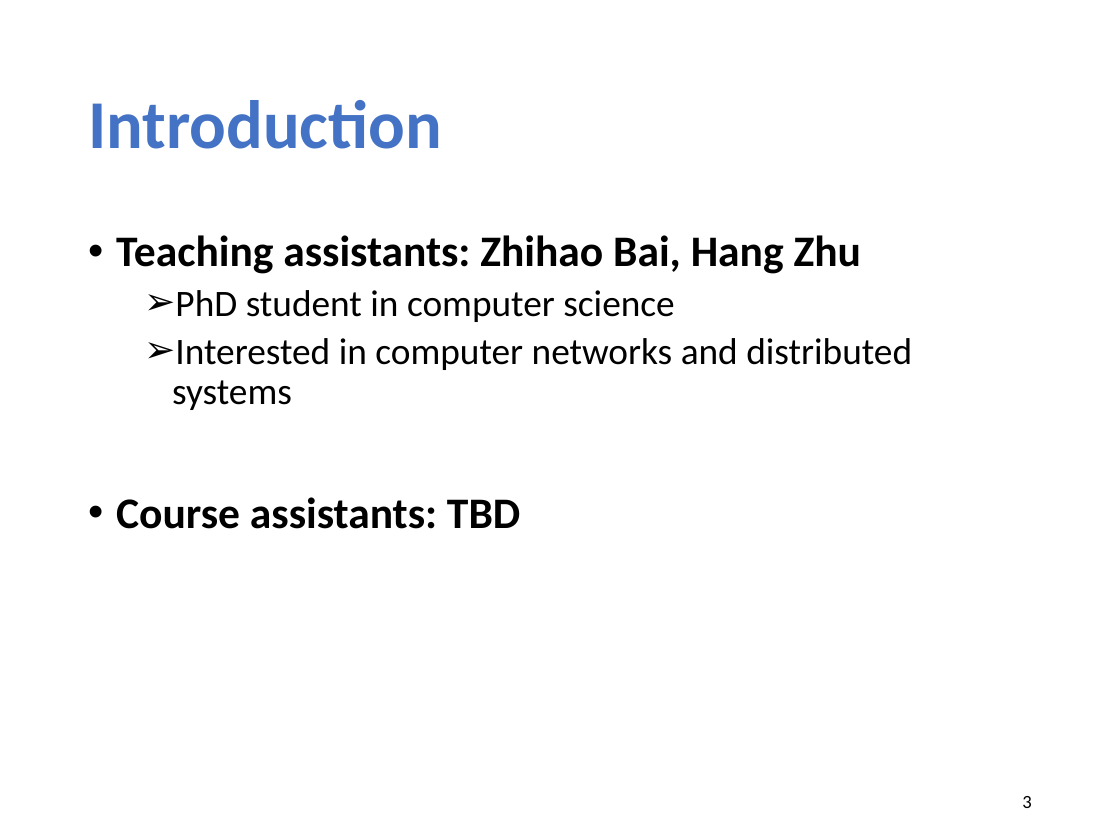
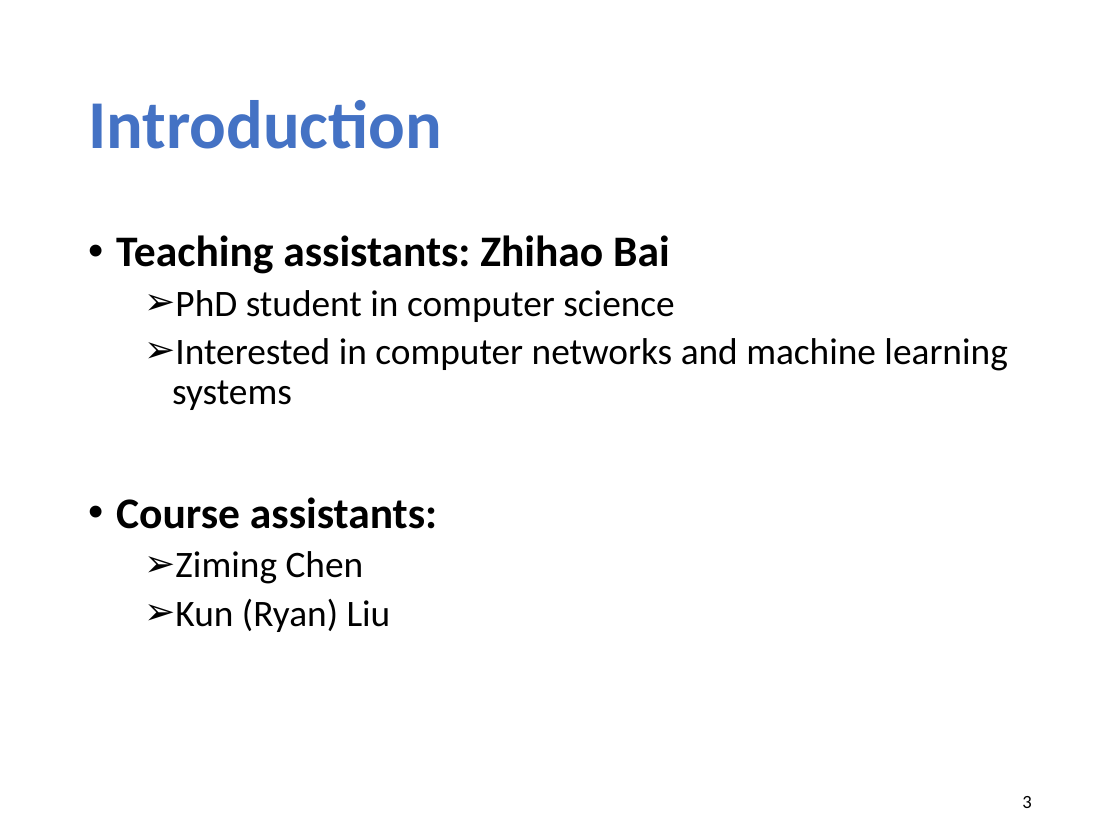
Before and after one commit to xinjin/course-net, a slide deck: slide 3 of slides/lec01_introduction.pptx. Drawn at 1120x840 pixels with LibreOffice and Linux fonts; fonts in the diff are those of the drawing. Boxes give left, top, right and bottom in pixels: in the first picture for what was removed or moved away, otherwise in the second. Text is boxed around its words. In the diff, an @@ line names an element or a change of style, - is before the commit and + after.

```diff
--- a/slides/lec01_introduction.pptx
+++ b/slides/lec01_introduction.pptx
@@ text at [116, 235, 670, 274]: text changed @@
-• Teaching assistants: Zhihao Bai, Hang Zhu
+• Teaching assistants: Zhihao Bai
@@ text at [116, 338, 1007, 632]: text changed @@
-  ➢ Interested in computer networks and distributed systems
-• Course assistants: TBD
+  ➢ Interested in computer networks and machine learning systems
+• Course assistants:
+  ➢ Ziming Chen
+  ➢ Kun (Ryan) Liu
```
Also in this commit, not shown: 9 other slides changed, 3 slides added, 1 other file.
